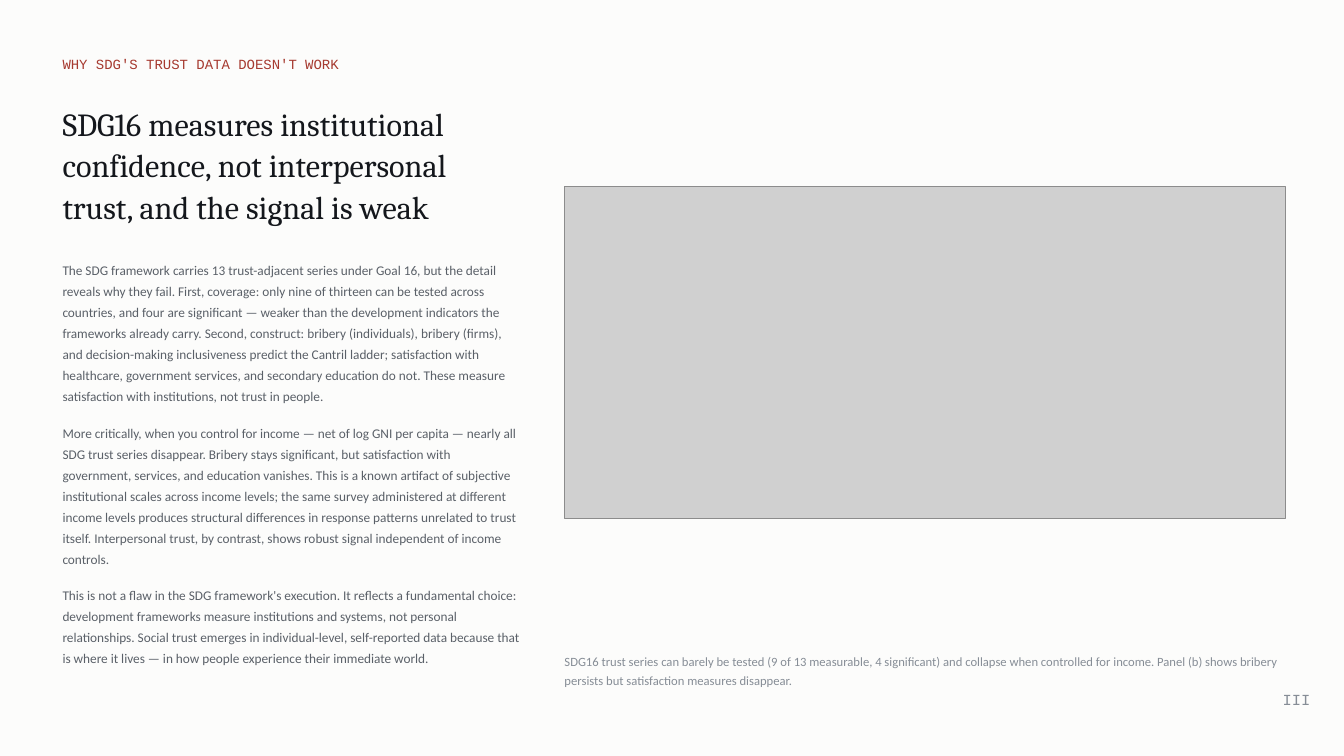
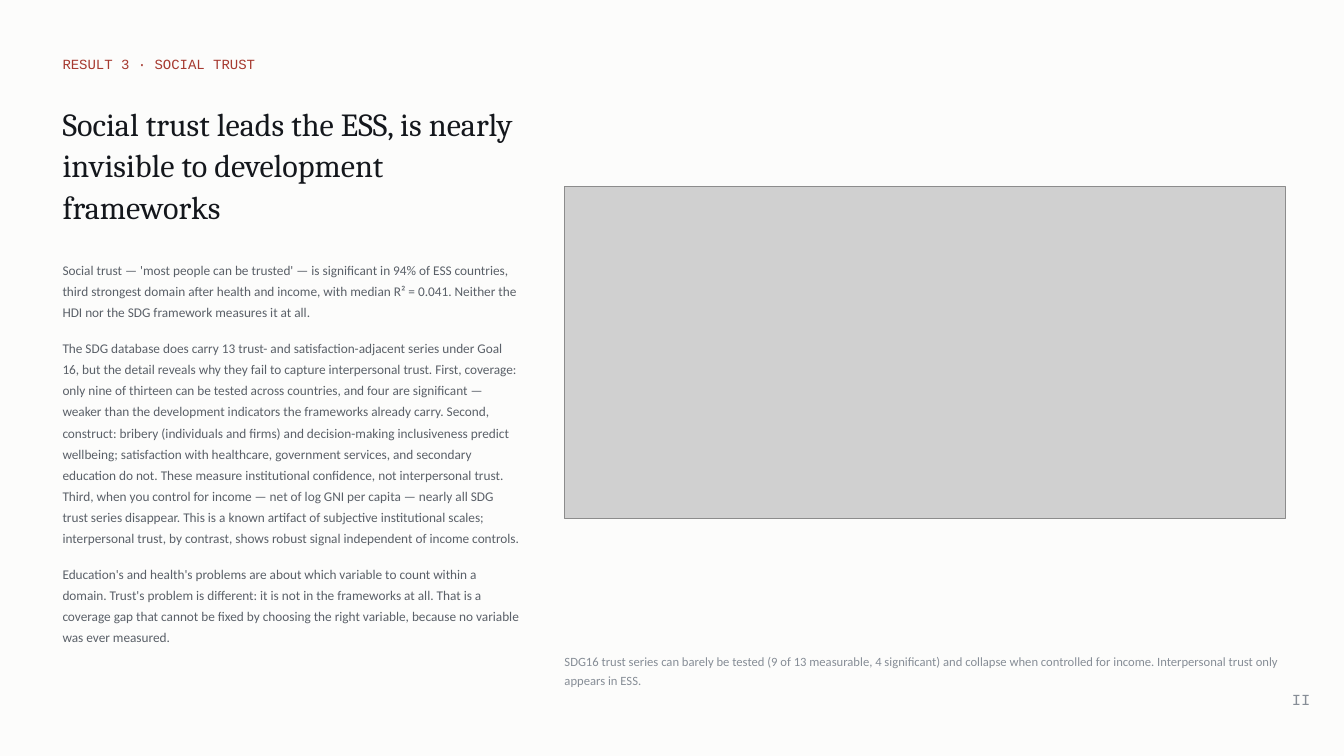
Before and after one commit to cwejnert/HDI-Happiness, a slide deck: slide 13 of deck/Measured_Where_It_Varies.pptx (slide 22 before the commit). Drawn at 1344x756 pixels with LibreOffice and Linux fonts; fonts in the diff are those of the drawing; grey boxes stand for pictures. Boxes give left, top, right and bottom in pixels: in the first picture for what was removed or moved away, otherwise in the second. Text is boxed around its words. In the diff, an @@ line names an element or a change of style, - is before the commit and + after.

```diff
--- a/deck/Measured_Where_It_Varies.pptx
+++ b/deck/Measured_Where_It_Varies.pptx
@@ text at bbox=[63, 59, 255, 69]: text changed @@
-WHY SDG'S TRUST DATA DOESN'T WORK
+RESULT 3 · SOCIAL TRUST
@@ text at bbox=[63, 113, 513, 220]: text changed @@
-SDG16 measures institutional confidence, not interpersonal trust, and the signal is weak
+Social trust leads the ESS, is nearly invisible to development frameworks
@@ text at bbox=[63, 266, 519, 642]: text changed @@
-The SDG framework carries 13 trust-adjacent series under Goal 16, but the detail reveals why they fail. First, coverage: only nine of thirteen can be tested across countries, and four are significant — weaker than the development indicators the frameworks already carry. Second, construct: bribery (individuals), bribery (firms), and decision-making inclusiveness predict the Cantril ladder; satisfaction with healthcare, government services, and secondary education do not. These measure satisfaction with institutions, not trust in people.
-More critically, when you control for income — net of log GNI per capita — nearly all SDG trust series disappear. Bribery stays significant, but satisfaction with government, services, and education vanishes. This is a known artifact of subjective institutional scales across income levels; the same survey administered at different income levels produces structural differences in response patterns unrelated to trust itself. Interpersonal trust, by contrast, shows robust signal independent of income controls.
-This is not a flaw in the SDG framework's execution. It reflects a fundamental choice: development frameworks measure institutions and systems, not personal relationships. Social trust emerges in individual-level, self-reported data because that is where it lives — in how people experience their immediate world.
+Social trust — 'most people can be trusted' — is significant in 94% of ESS countries, third strongest domain after health and income, with median R² = 0.041. Neither the HDI nor the SDG framework measures it at all.
+The SDG database does carry 13 trust- and satisfaction-adjacent series under Goal 16, but the detail reveals why they fail to capture interpersonal trust. First, coverage: only nine of thirteen can be tested across countries, and four are significant — weaker than the development indicators the frameworks already carry. Second, construct: bribery (individuals and firms) and decision-making inclusiveness predict wellbeing; satisfaction with healthcare, government services, and secondary education do not. These measure institutional confidence, not interpersonal trust. Third, when you control for income — net of log GNI per capita — nearly all SDG trust series disappear. This is a known artifact of subjective institutional scales; interpersonal trust, by contrast, shows robust signal independent of income controls.
+Education's and health's problems are about which variable to count within a domain. Trust's problem is different: it is not in the frameworks at all. That is a coverage gap that cannot be fixed by choosing the right variable, because no variable was ever measured.
@@ text at bbox=[564, 657, 1278, 687]: text changed @@
-SDG16 trust series can barely be tested (9 of 13 measurable, 4 significant) and collapse when controlled for income. Panel (b) shows bribery persists but satisfaction measures disappear.
+SDG16 trust series can barely be tested (9 of 13 measurable, 4 significant) and collapse when controlled for income. Interpersonal trust only appears in ESS.
@@ text at bbox=[1292, 695, 1310, 705]: text changed @@
-III
+II
```
Also in this commit, not shown: 3 other slides changed, 5 slides removed, 1 other file.
